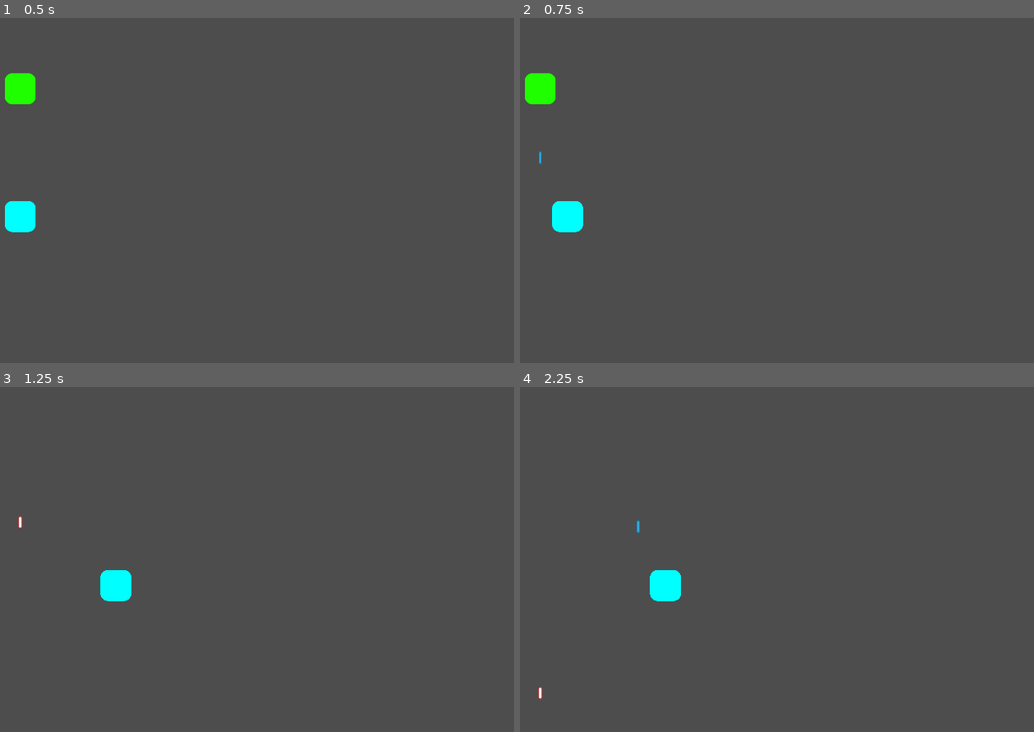
Above: before the commit, frames 1-4 (two rows, left to right).
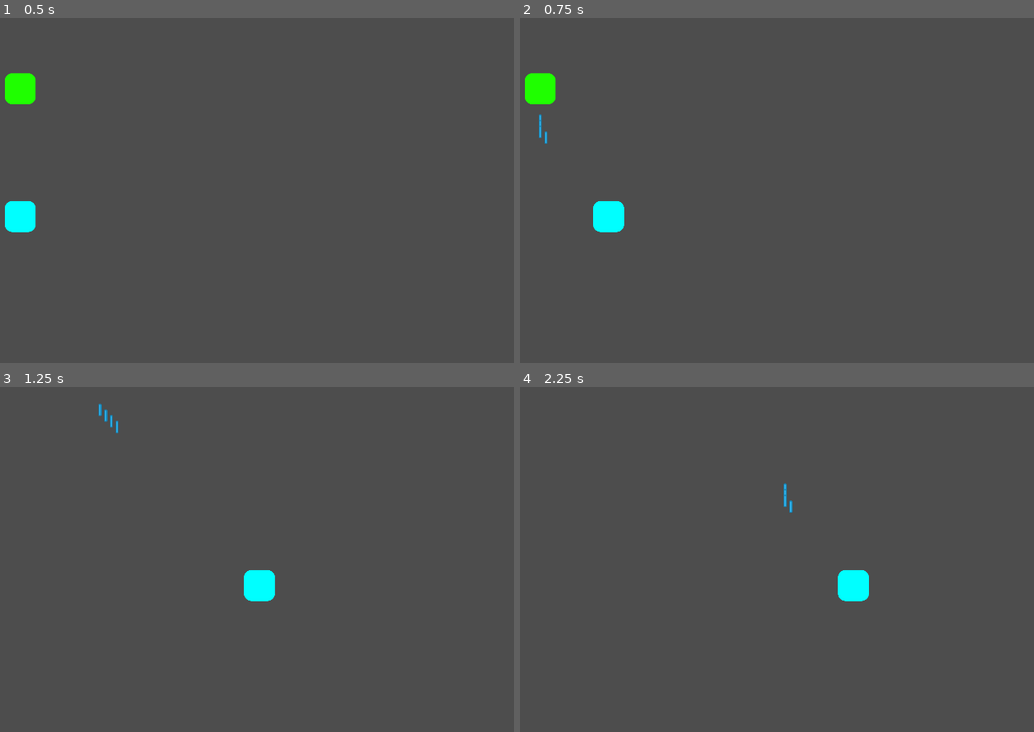
Above: after the commit, the same moments.

Repository: michael-j-coyne/space-defense
Game: Godot game, scene res://scenes/main.tscn
Two runs of this game, one before a commit and one after it. Both use one fixed random seed, a clock stepped at 60 frames per second and the inputs below.
Inputs (mouse positions are in pixels of both pictures, inside the frame that each line leads up to):
- Up to frame 1 (0.5 s): no input
- Up to frame 2 (0.75 s): tap Enter (ui_accept) at 0.5 s; move the mouse to (848, 159) at 0.52 s; hold Right (ui_right) from 0.53 s (still down); hold Shift from 0.53 s (still down); click (848, 159) at 0.67 s
- Up to frame 3 (1.25 s): keep holding Right (ui_right); keep holding Shift; tap Enter (ui_accept) at 0.77 s
- Up to frame 4 (2.25 s): release Right (ui_right) at 1.25 s; release Shift at 1.25 s; drag from (576, 566) to (674, 621) at 1.27 s; tap Enter (ui_accept) at 2 s; move the mouse to (771, 466) at 2.02 s; hold Right (ui_right) from 2.03 s (still down); tap Ctrl at 2.1 s

Frame 1 is identical in both runs. In frame 2, 1.1% of the frame differs, in the area x 3-21%, y 27-63%; in frame 3, 1.2%; in frame 4, 1.2%, in the area x 3-68%, y 27-91%.

Commit message:
Make Player superpowered for testing purposes

Diff:
--- a/scenes/player.tscn
+++ b/scenes/player.tscn
@@ -10,7 +10,7 @@
 [node name="Player" type="Node2D"]
 scale = Vector2(0.35, 0.35)
 script = ExtResource("1_wxi1e")
-speed = 400.0
+speed = 1000.0
 
 [node name="Sprite2D" type="Sprite2D" parent="."]
 texture = ExtResource("3_53q6e")
@@ -19,9 +19,9 @@
 
 [node name="GunComponent" parent="." instance=ExtResource("4_imcly")]
 position = Vector2(2.08165e-12, -130)
-cooldown = 0.5
+cooldown = 0.01
 ammo = ExtResource("6_rysiu")
-projectile_speed = 500.0
+projectile_speed = 1000.0
 damage = 1.0
 
 [node name="HitboxComponent" parent="." node_paths=PackedStringArray("health_component") instance=ExtResource("5_frb1s")]
